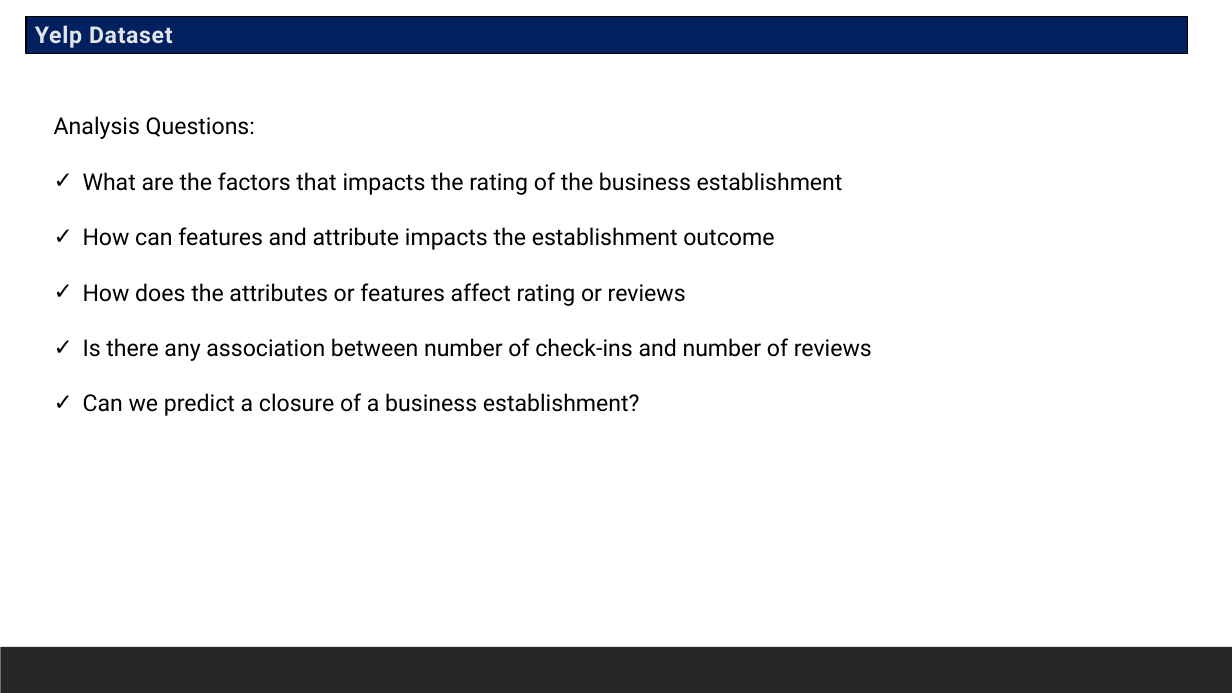
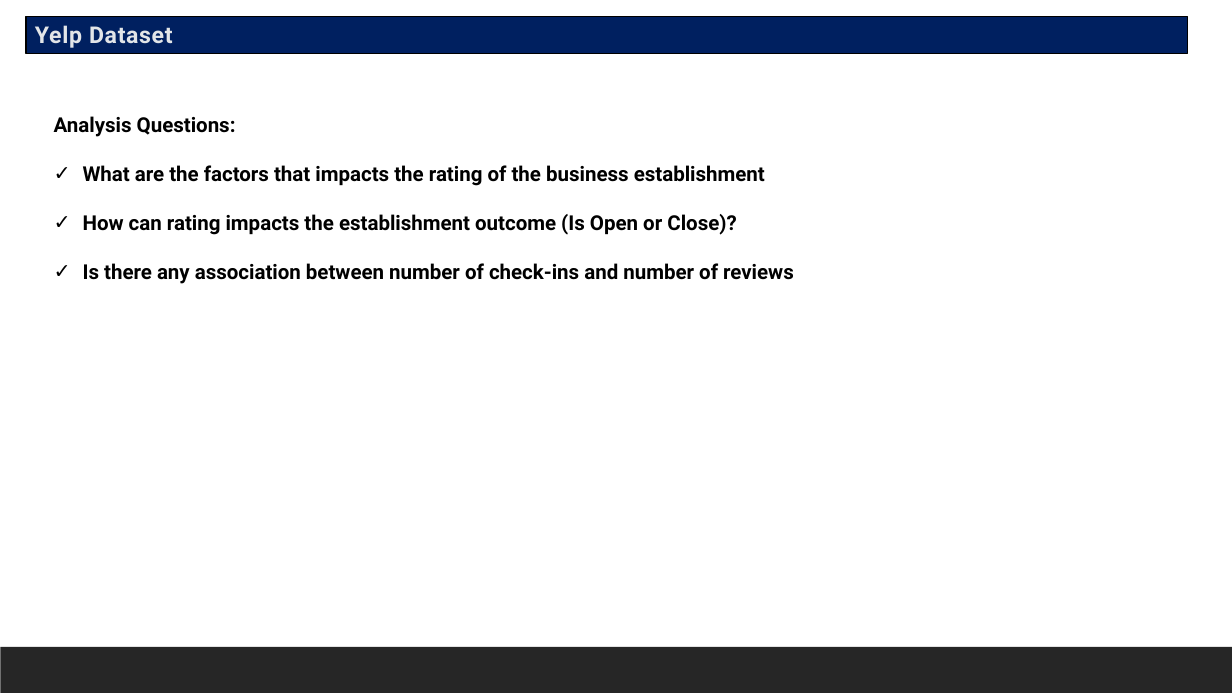
Before and after one commit to Tutay0913JP/DSC530, a slide deck: slide 3 of ParJanineDSC530-T303Week12_YelpDataset.pptx. Drawn at 1232x693 pixels with LibreOffice and Linux fonts; fonts in the diff are those of the drawing. Boxes give left, top, right and bottom in pixels: in the first picture for what was removed or moved away, otherwise in the second. Text is boxed around its words. In the diff, an @@ line names an element or a change of style, - is before the commit and + after.

```diff
--- a/ParJanineDSC530-T303Week12_YelpDataset.pptx
+++ b/ParJanineDSC530-T303Week12_YelpDataset.pptx
@@ text at (x1=54, y1=116, x2=794, y2=284): size 18 to 16 pt, bold on in "Analysis Questions:", "What are the factors that impacts the ...", "Is there any association between number of ..." @@
@@ text at (x1=83, y1=214, x2=736, y2=235): text changed; size 18 to 16 pt; bold on @@
-✓ How can features and attribute impacts the establishment outcome
-✓ How does the attributes or features affect rating or reviews
+✓ How can rating impacts the establishment outcome (Is Open or Close)?
@@ text at (x1=83, y1=393, x2=640, y2=416): paragraph removed @@
-✓ Can we predict a closure of a business establishment?
```
Also in this commit, not shown: 2 other slides changed, 13 slides added, 9 slides removed.
